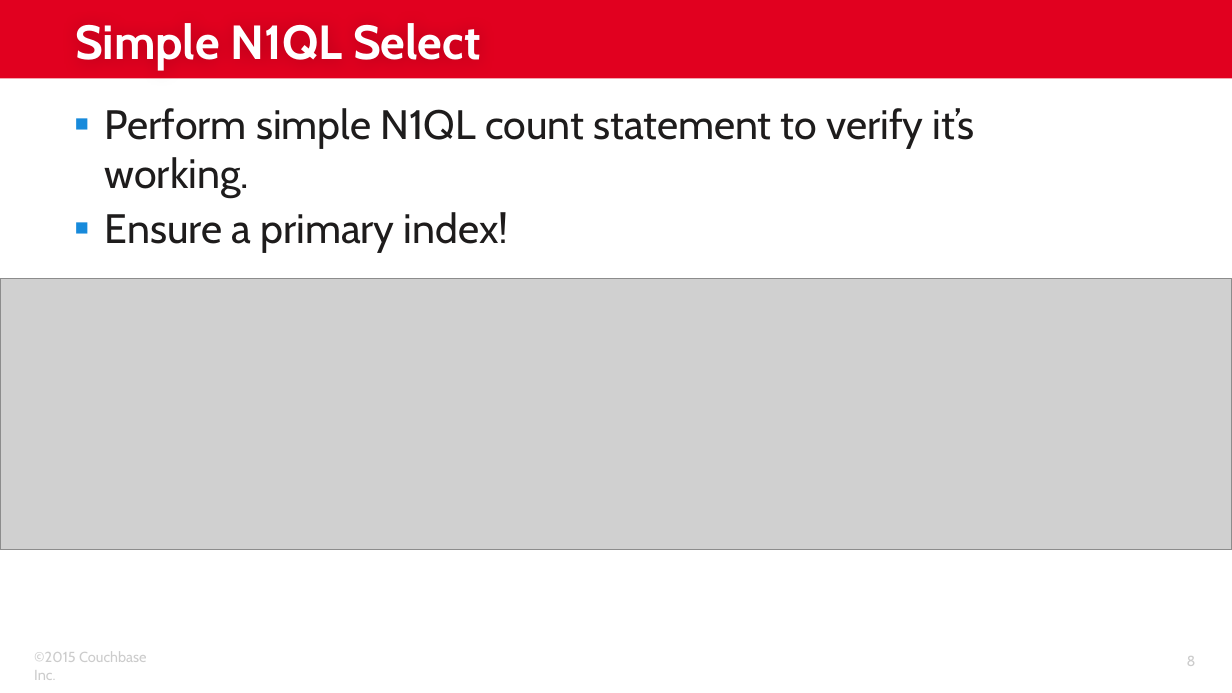
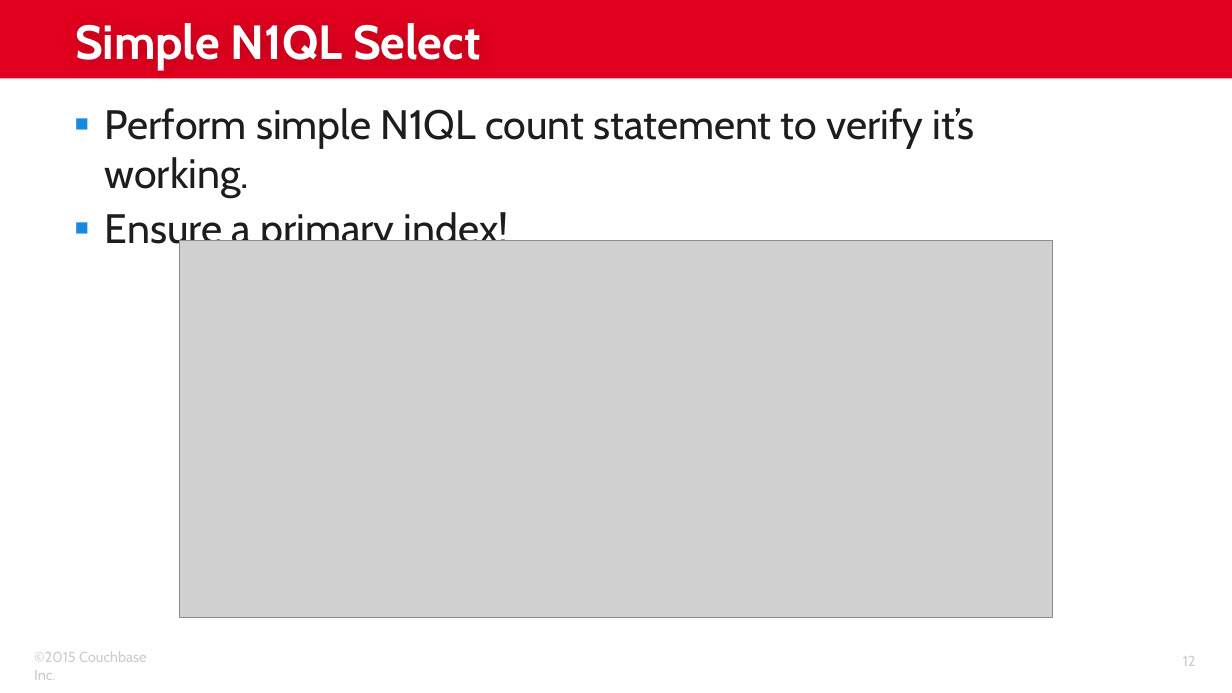
Before and after one commit to subalakr/workshop, a slide deck: slide 12 of server/presentations/04_Lab_SDK_Intro.pptx (slide 8 before the commit). Drawn at 1232x693 pixels with LibreOffice and Linux fonts; fonts in the diff are those of the drawing; grey boxes stand for pictures; background and template pictures are left out. Boxes give left, top, right and bottom in pixels: in the first picture for what was removed or moved away, otherwise in the second. Text is boxed around its words. In the diff, an @@ line names an element or a change of style, - is before the commit and + after.

```diff
--- a/server/presentations/04_Lab_SDK_Intro.pptx
+++ b/server/presentations/04_Lab_SDK_Intro.pptx
@@ picture: place and size @@
-picture at [0, 278, 1232, 549]
+picture at [180, 241, 1052, 618]
@@ page number at [1183, 656, 1196, 666]: text changed @@
-8
+12
```
Also in this commit, not shown: 5 slides added, 13 slides removed, 6 other files.
